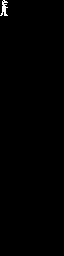
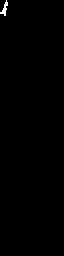
Layered file, before and after one edit (64x256). Changes by layer:
added layer "Background copy" above "Background" over [0, 0, 8, 16]
